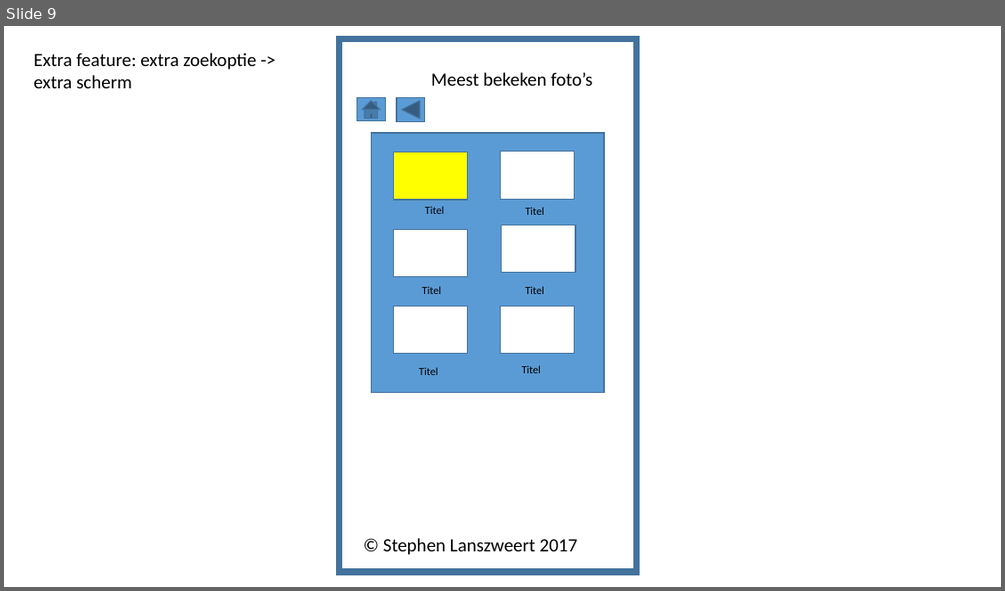
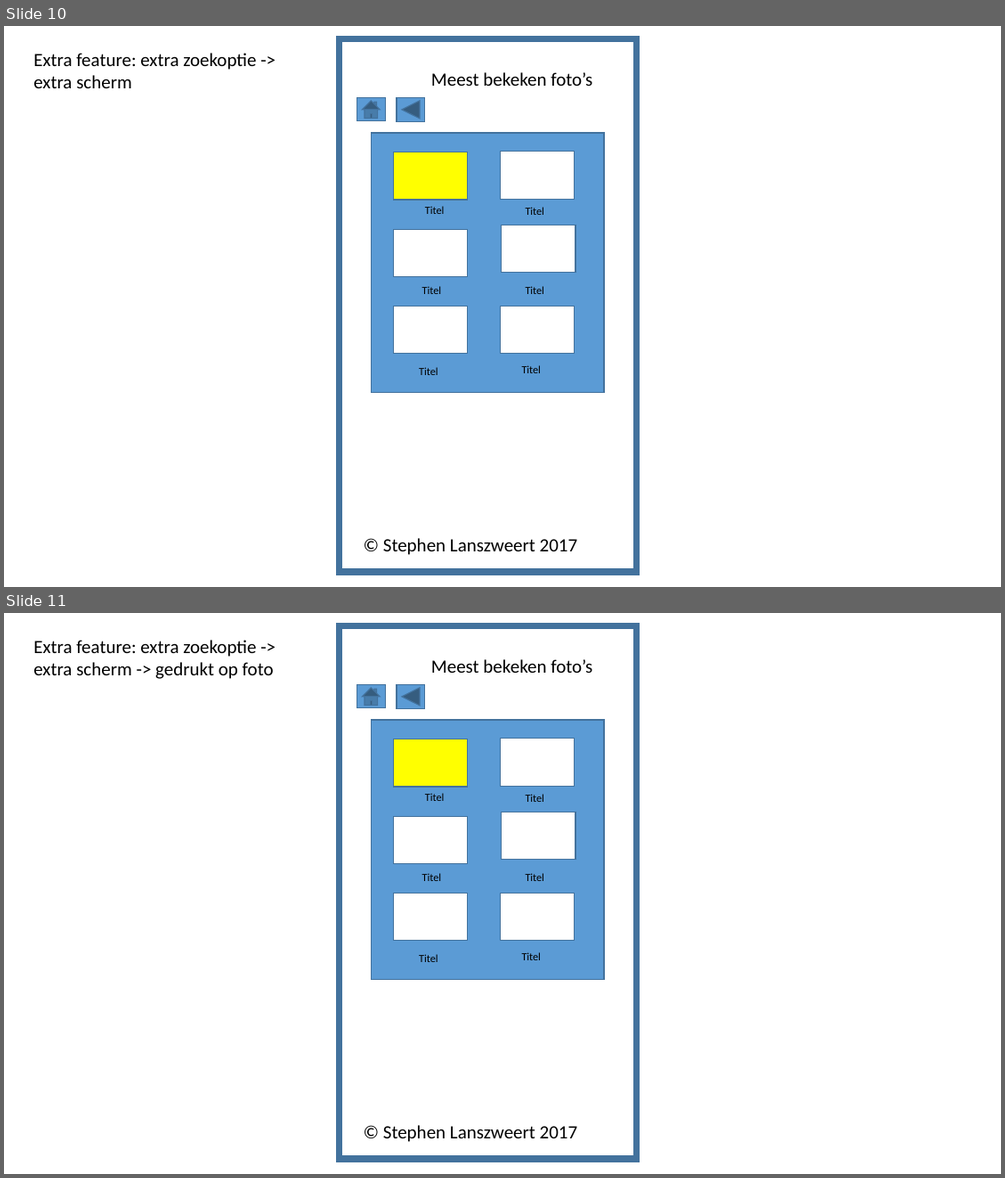
Before and after one commit to LanszweertStephen/Project26032017, a slide deck: BasisWireframe_SL.pptx. Shown one above the other, each under a label of ours: slide 9 before the commit, slides 10 and 11 after it. The pictures are 1005x591 and 1005x1178 pixels, drawn with LibreOffice and Linux fonts; fonts in the diff are those of the drawing. Boxes give left, top, right and bottom in pixels: in the first picture for what was removed or moved away, otherwise in the second. Text is boxed around its words. In the diff, an @@ line names an element or a change of style, - is before the commit and + after.

```diff
--- a/BasisWireframe_SL.pptx
+++ b/BasisWireframe_SL.pptx
@@ slide 11 added at [4, 613, 1001, 1174], background #FFFFFF @@
@@ rectangle added at [339, 625, 637, 1159], outline #43739E 6 pt @@
@@ text added at [33, 640, 274, 679], 18 pt, text #000000 @@
+Extra feature: extra zoekoptie -> extra scherm -> gedrukt op foto
@@ text added at [431, 659, 592, 673], 18 pt, text #000000 @@
+Meest bekeken foto’s
@@ action button home added at [357, 685, 386, 708], fill #5B9BD5, outline #43739E 1 pt @@
@@ action button back previous added at [396, 685, 425, 709], fill #5B9BD5, outline #43739E 1 pt @@
@@ rectangle added at [372, 720, 605, 980], fill #5B9BD5, outline #43739E 1 pt @@
@@ rectangle added at [394, 739, 468, 787], fill #FFFF00, outline #43739E 1 pt @@
@@ rectangle added at [501, 738, 574, 786], fill #FFFFFF, outline #43739E 1 pt @@
@@ text added at [425, 793, 444, 801], 10.5 pt, text #000000 @@
+Titel
@@ text added at [526, 794, 544, 802], 10.5 pt, text #000000 @@
+Titel
@@ rectangle added at [394, 817, 468, 863], fill #FFFFFF, outline #43739E 1 pt @@
@@ rectangle added at [502, 811, 575, 859], fill #FFFFFF, outline #43739E 1 pt @@
@@ text added at [422, 873, 441, 881], 10.5 pt, text #000000 @@
+Titel
@@ text added at [526, 873, 544, 881], 10.5 pt, text #000000 @@
+Titel
@@ rectangle added at [394, 892, 468, 940], fill #FFFFFF, outline #43739E 1 pt @@
@@ rectangle added at [501, 892, 574, 940], fill #FFFFFF, outline #43739E 1 pt @@
@@ text added at [419, 954, 437, 962], 10.5 pt, text #000000 @@
+Titel
@@ text added at [522, 952, 541, 960], 10.5 pt, text #000000 @@
+Titel
@@ text added at [383, 1125, 578, 1142], 18 pt, text #000000 @@
+© Stephen Lanszweert 2017
@@ what was slide 9 is now slide 10 @@
```
Also in this commit, not shown: 1 slide changed, 1 other slide added.
